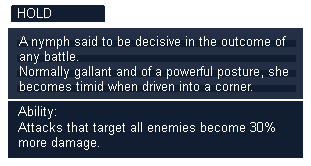
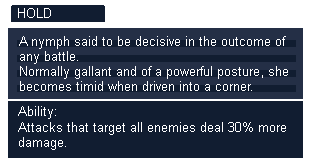
Two versions of the same layered image (311 × 166). Layer-by-layer changes:
painted on "Attacks that target all enemie..." over (19, 122, 286, 150)
